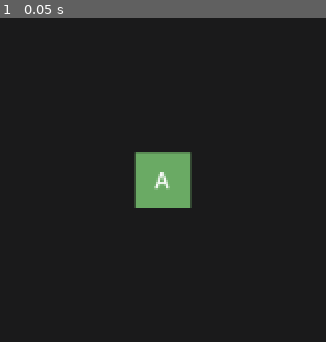
Above: before the commit, frame 1.
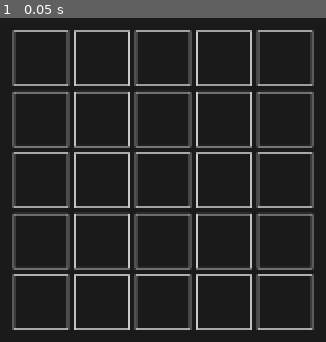
Above: after the commit, the same moment.

Repository: lcrol77/wordle
Game: Godot game, scene res://main.tscn
Same seed, same stepped clock (60 frames per second), same inputs: the game is played once before the commit and once after it.
Inputs:
- Up to frame 1 (0.05 s): no input

The runs differ from the first frame. In frame 1, 16% of the frame differs, in the area x 3-97%, y 3-97%.

Commit message:
feat: added rows

Diff:
--- a/letter.tres
+++ b/letter.tres
@@ -8,6 +8,10 @@
 
 [sub_resource type="StyleBoxFlat" id="StyleBoxFlat_myyqb"]
 bg_color = Color(0.6, 0.6, 0.6, 0)
+border_width_left = 1
+border_width_top = 1
+border_width_right = 1
+border_width_bottom = 1
 
 [sub_resource type="StyleBoxFlat" id="StyleBoxFlat_mvgbl"]
 bg_color = Color(0.227451, 0.227451, 0.235294, 1)
--- a/main.tscn
+++ b/main.tscn
@@ -21,3 +21,15 @@
 
 [node name="Row" parent="MarginContainer/CenterContainer/Rows" instance=ExtResource("1_0uter")]
 layout_mode = 2
+
+[node name="Row2" parent="MarginContainer/CenterContainer/Rows" instance=ExtResource("1_0uter")]
+layout_mode = 2
+
+[node name="Row3" parent="MarginContainer/CenterContainer/Rows" instance=ExtResource("1_0uter")]
+layout_mode = 2
+
+[node name="Row4" parent="MarginContainer/CenterContainer/Rows" instance=ExtResource("1_0uter")]
+layout_mode = 2
+
+[node name="Row5" parent="MarginContainer/CenterContainer/Rows" instance=ExtResource("1_0uter")]
+layout_mode = 2
--- a/row.tscn
+++ b/row.tscn
@@ -6,5 +6,20 @@
 
 [node name="Letter" parent="." instance=ExtResource("1_pi778")]
 layout_mode = 2
-state = 3
 letter = "A"
+
+[node name="Letter2" parent="." instance=ExtResource("1_pi778")]
+layout_mode = 2
+letter = "A"
+
+[node name="Letter3" parent="." instance=ExtResource("1_pi778")]
+layout_mode = 2
+letter = "A"
+
+[node name="Letter4" parent="." instance=ExtResource("1_pi778")]
+layout_mode = 2
+letter = "A"
+
+[node name="Letter5" parent="." instance=ExtResource("1_pi778")]
+layout_mode = 2
+letter = "A"
